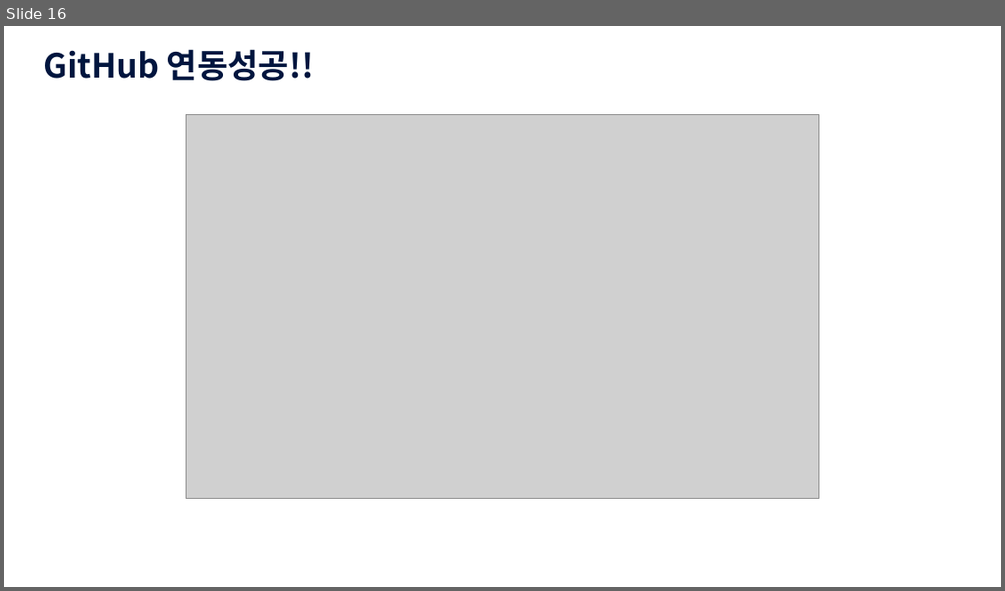
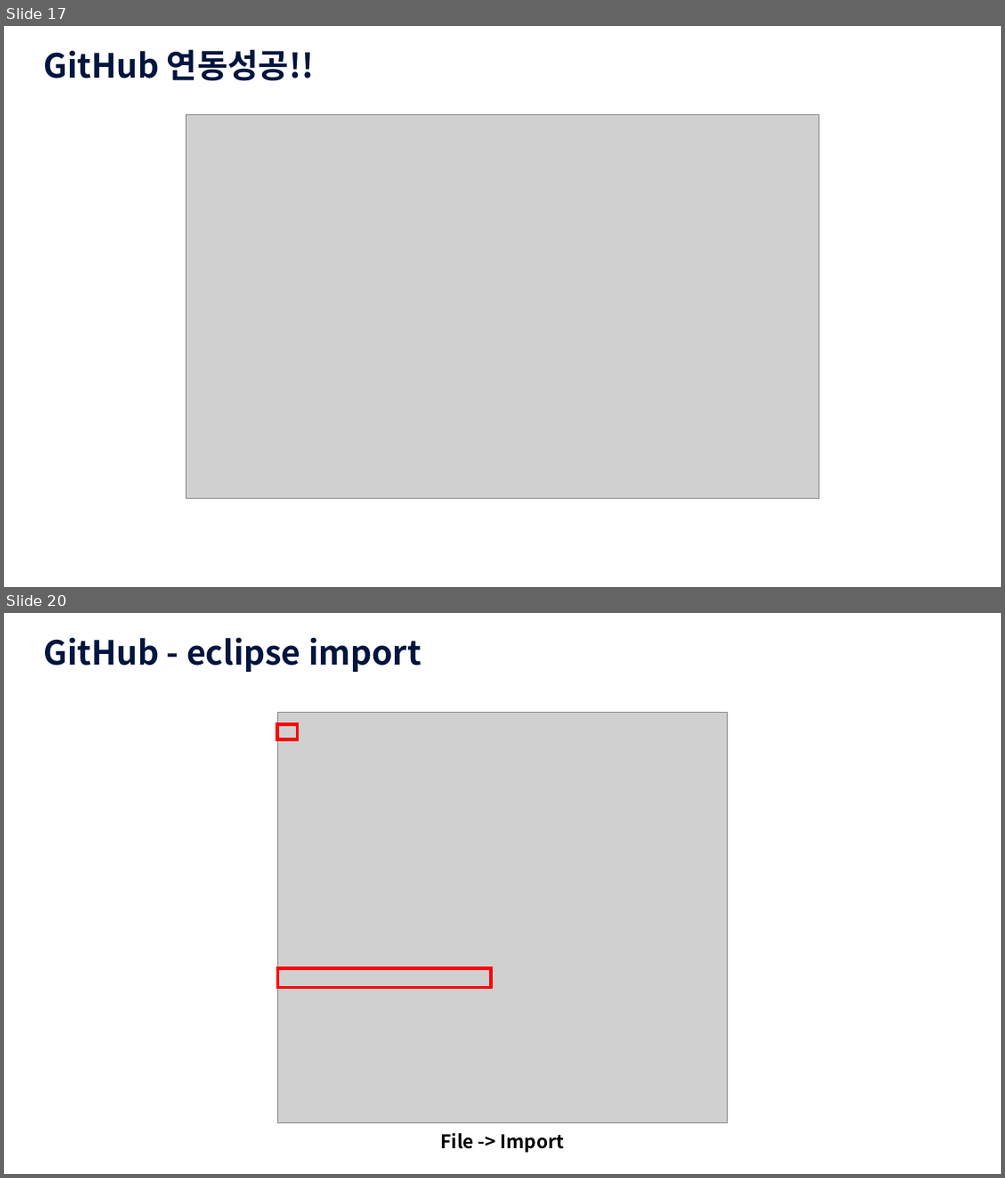
Before and after one commit to dobby2024/JavaSEW, a slide deck: src/JAVA_GitHub연동.pptx. Shown one above the other, each under a label of ours: slide 16 before the commit, slides 17 and 20 after it; the slides between them are not shown. The pictures are 1005x591 and 1005x1178 pixels, drawn with LibreOffice and Linux fonts; fonts in the diff are those of the drawing; grey boxes stand for pictures; background and template pictures are left out. Boxes give left, top, right and bottom in pixels: in the first picture for what was removed or moved away, otherwise in the second. Text is boxed around its words. In the diff, an @@ line names an element or a change of style, - is before the commit and + after.

```diff
--- a/src/JAVA_GitHub연동.pptx
+++ b/src/JAVA_GitHub연동.pptx
@@ slide 20 added at (4,613,1001,1174), background picture (left out) @@
@@ text added at (43,637,421,672), 32 pt, text #00153E, bold @@
+GitHub - eclipse import
@@ picture added at (278,713,728,1122) @@
@@ rectangle added at (278,724,298,739), outline #FF0000 3 pt @@
@@ rectangle added at (278,968,491,988), outline #FF0000 3 pt @@
@@ text added at (440,1133,565,1152), 18 pt, text #000000, bold @@
+File -> Import
@@ what was slide 16 is now slide 17 @@
```
Also in this commit, not shown: 11 other slides added.
